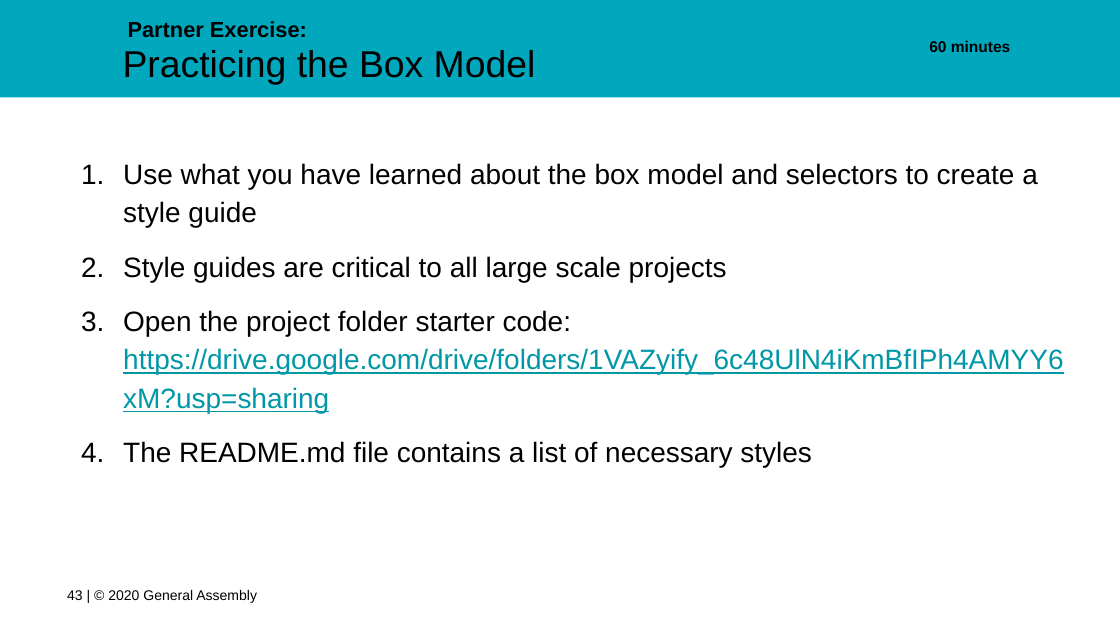
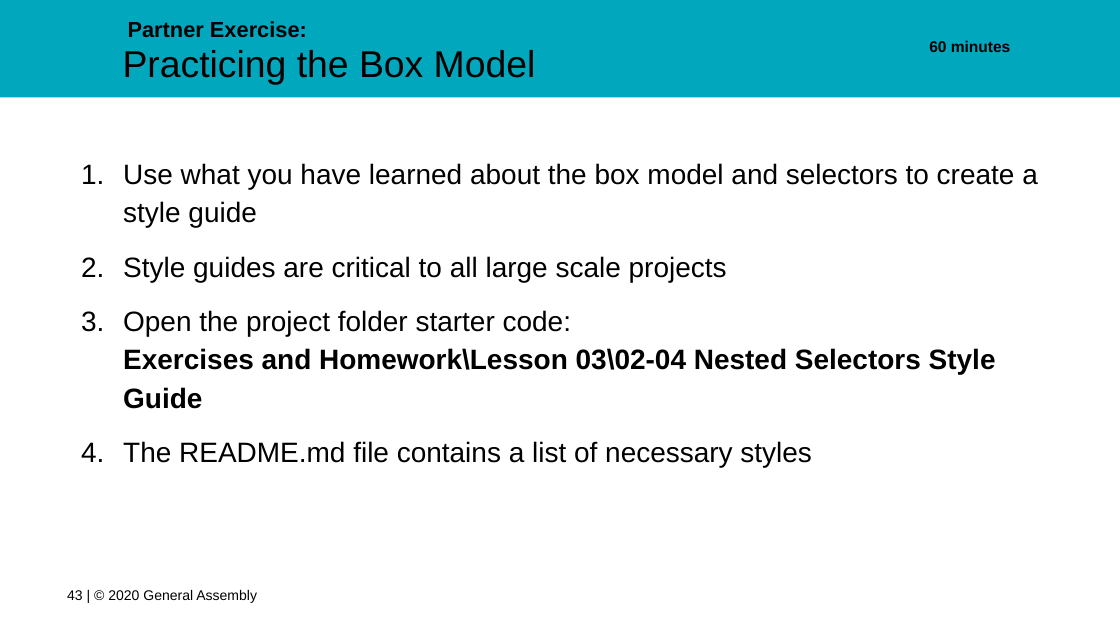
Before and after one commit to FEWD2022/Curriculum011822, a slide deck: slide 43 of Lesson Decks/03 Box Model - FEWD 3.2.pptx. Drawn at 1120x630 pixels with LibreOffice and Linux fonts; fonts in the diff are those of the drawing; background and template pictures are left out. Boxes give left, top, right and bottom in pixels: in the first picture for what was removed or moved away, otherwise in the second. Text is boxed around its words. In the diff, an @@ line names an element or a change of style, - is before the commit and + after.

```diff
--- a/Lesson Decks/03 Box Model - FEWD 3.2.pptx
+++ b/Lesson Decks/03 Box Model - FEWD 3.2.pptx
@@ text at (x1=123, y1=310, x2=996, y2=409): text changed; text colour #0097A7 to #000000; bold on @@
-3. Open the project folder starter code: https://drive.google.com/drive/folders/1VAZyify_6c48UlN4iKmBfIPh4AMYY6xM?usp=sharing
+3. Open the project folder starter code:
+   Exercises and Homework\Lesson 03\02-04 Nested Selectors Style Guide
```
Also in this commit, not shown: 2 other slides changed, 1 other file.
